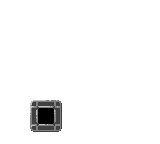
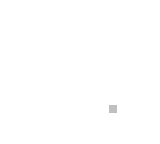
Two versions of the same layered image (160 x 144). Layer-by-layer changes:
added layer "Mech 2 Symbol" above "Mech 1 Symbol" over left=110, top=105, right=116, bottom=113
added layer "Mech 1 Symbol" above "Discard Symbol" over left=110, top=105, right=115, bottom=113
added layer "Discard Symbol" above "Hold Symbol" over left=109, top=105, right=117, bottom=113
added layer "Hold Symbol" above "Layer 8 copy 3" over left=109, top=105, right=117, bottom=113
hid "Layer 12" over left=30, top=100, right=62, bottom=132
